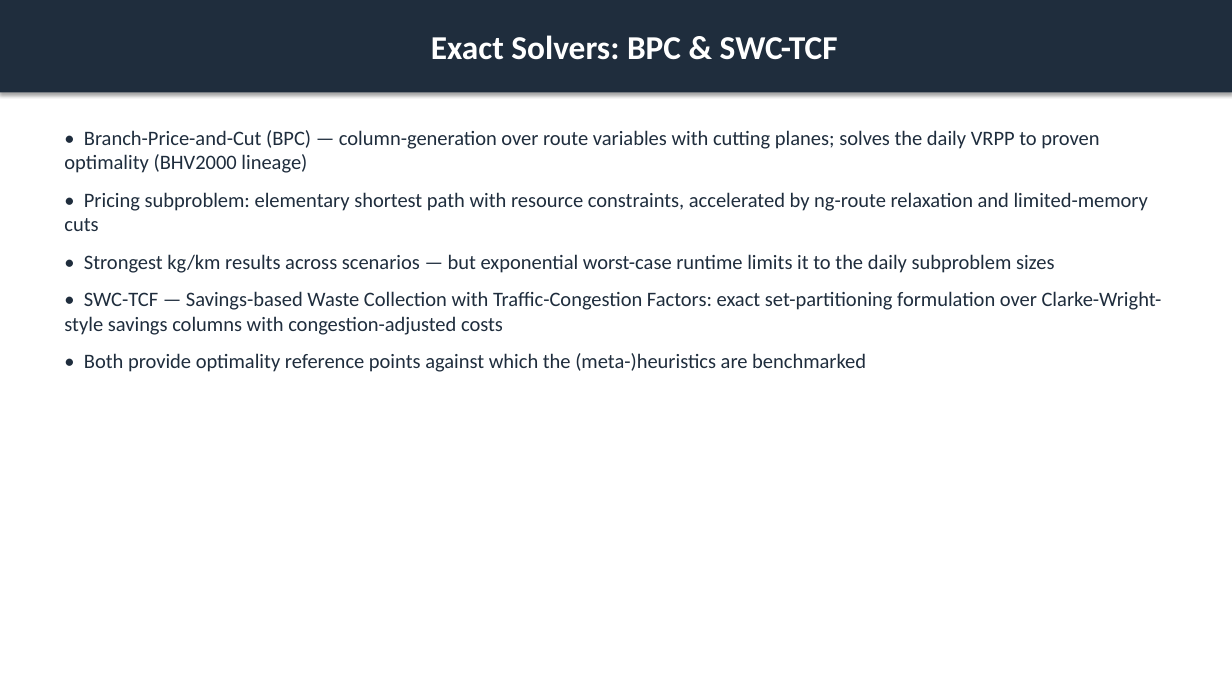
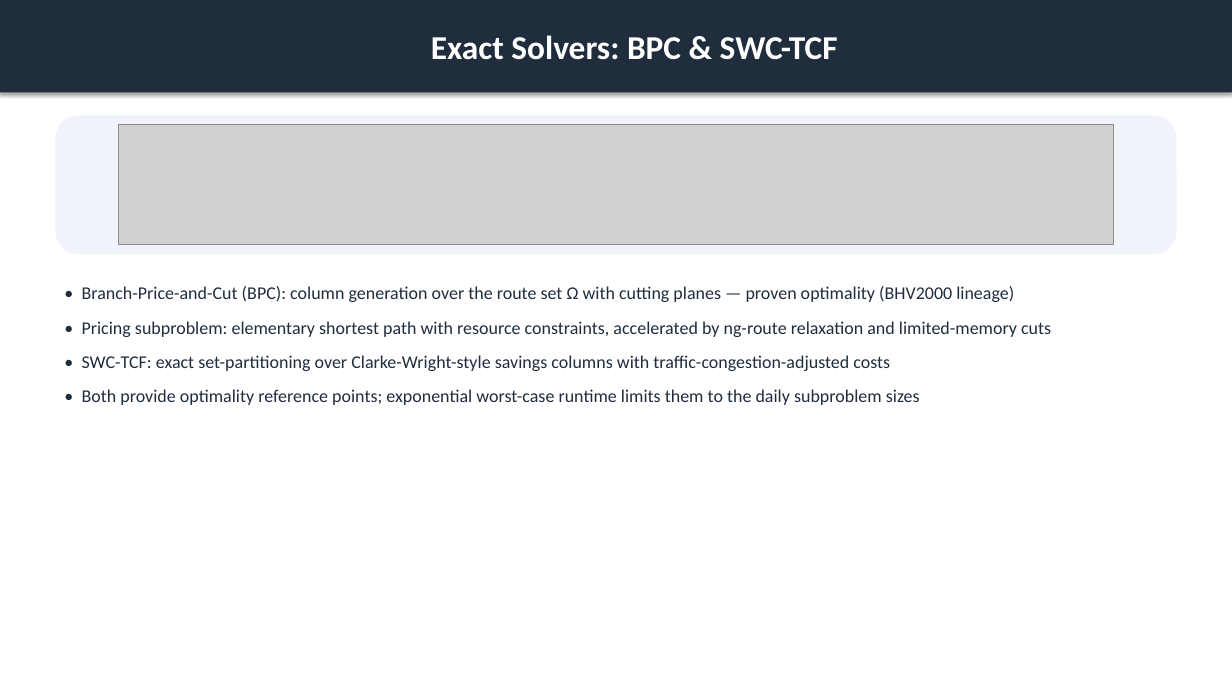
Before and after one commit to ACFHarbinger/WSmartPlus-Route, a slide deck: slide 6 of assets/windows/wsmart_route_results.pptx. Drawn at 1232x693 pixels with LibreOffice and Linux fonts; fonts in the diff are those of the drawing; grey boxes stand for pictures. Boxes give left, top, right and bottom in pixels: in the first picture for what was removed or moved away, otherwise in the second. Text is boxed around its words. In the diff, an @@ line names an element or a change of style, - is before the commit and + after.

```diff
--- a/assets/windows/wsmart_route_results.pptx
+++ b/assets/windows/wsmart_route_results.pptx
@@ rounded rectangle added at <box>55,116,1177,254</box>, fill #F0F4FA @@
@@ picture added at <box>118,125,1115,245</box> @@
@@ text "• Branch-Price-and-Cut (BPC): column generation ...": place and size @@
-text "• Branch-Price-and-Cut (BPC): column generation ..." at <box>64,130,1162,372</box>
+text "• Branch-Price-and-Cut (BPC): column generation ..." at <box>82,286,1051,405</box>
@@ text at <box>82,286,1014,302</box>: text changed; size 16 to 14 pt @@
-• Branch-Price-and-Cut (BPC) — column-generation over route variables with cutting planes; solves the daily VRPP to proven optimality (BHV2000 lineage)
+• Branch-Price-and-Cut (BPC): column generation over the route set Ω with cutting planes — proven optimality (BHV2000 lineage)
@@ text at <box>82,321,1051,337</box>: size 16 to 14 pt in "• Pricing subproblem: elementary shortest path with ..." @@
@@ text at <box>82,355,920,405</box>: text changed; size 16 to 14 pt @@
-• Strongest kg/km results across scenarios — but exponential worst-case runtime limits it to the daily subproblem sizes
-• SWC-TCF — Savings-based Waste Collection with Traffic-Congestion Factors: exact set-partitioning formulation over Clarke-Wright-style savings columns with congestion-adjusted costs
-• Both provide optimality reference points against which the (meta-)heuristics are benchmarked
+• SWC-TCF: exact set-partitioning over Clarke-Wright-style savings columns with traffic-congestion-adjusted costs
+• Both provide optimality reference points; exponential worst-case runtime limits them to the daily subproblem sizes
```
Also in this commit, not shown: 17 other slides changed, 17 other files.
